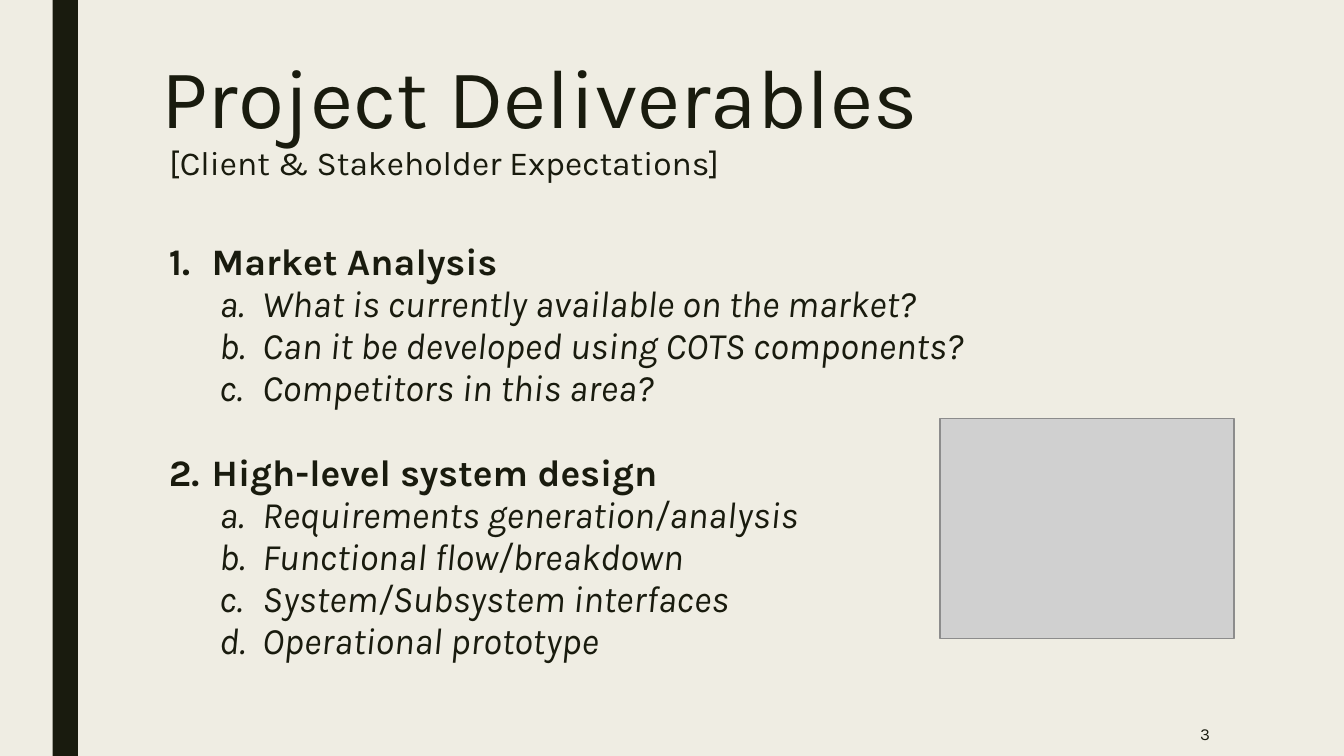
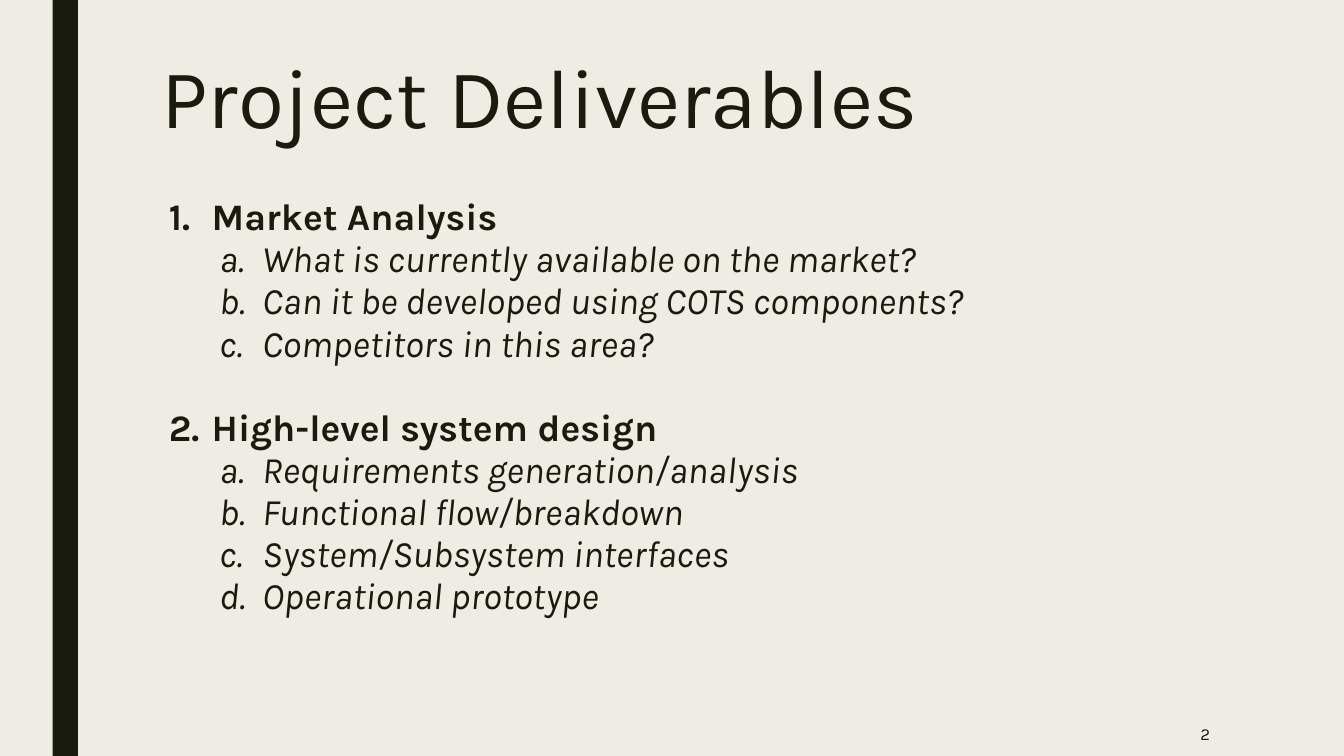
Before and after one commit to woojin444/EAssetTracking, a slide deck: slide 2 of GoogleDrive/Audits/Audit 2/Audit 2.pptx (slide 3 before the commit). Drawn at 1344x756 pixels with LibreOffice and Linux fonts; fonts in the diff are those of the drawing; grey boxes stand for pictures. Boxes give left, top, right and bottom in pixels: in the first picture for what was removed or moved away, otherwise in the second. Text is boxed around its words. In the diff, an @@ line names an element or a change of style, - is before the commit and + after.

```diff
--- a/GoogleDrive/Audits/Audit 2/Audit 2.pptx
+++ b/GoogleDrive/Audits/Audit 2/Audit 2.pptx
@@ title at (169, 150, 719, 183): paragraph removed @@
-[Client & Stakeholder Expectations]
@@ text "Market Analysis": place and size @@
-text "Market Analysis" at (212, 248, 963, 621)
+text "Market Analysis" at (212, 203, 963, 576)
@@ picture removed at (939, 419, 1234, 640) @@
@@ page number at (1200, 729, 1210, 740): text changed @@
-3
+2
```
Also in this commit, not shown: 8 other slides changed, 1 slide removed, 43 other files.
